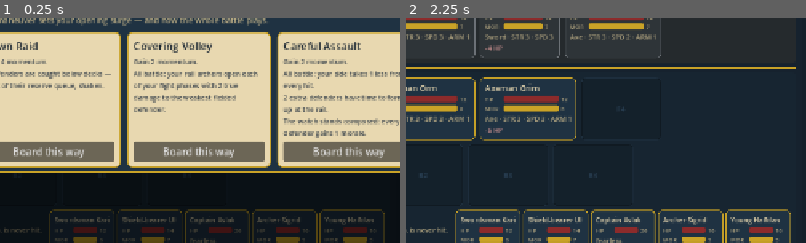
Above: before the commit, frames 1-2 (left to right).
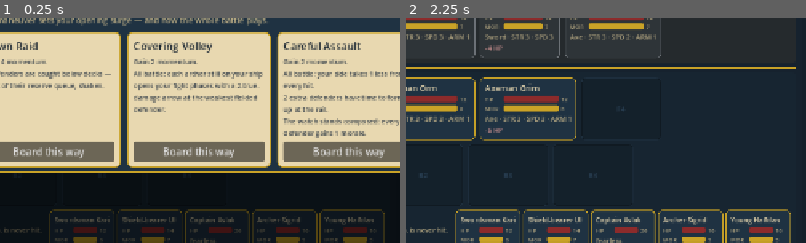
Above: after the commit, the same moments.

Repository: Tonttu84/vikingGame
Game: Godot game, scene res://src/ui/battle_ui.tscn
The game is run twice, just before and just after one commit, with the same random seed, the same clock (stepped at 60 frames per second) and the same inputs.
Inputs:
- Up to frame 1 (0.25 s): no input
- Up to frame 2 (2.25 s): click "How it works" at 0.5 s; click "Debug" at 1.25 s; click "Board this way" at 2 s
The pictures show only the part of the screen within x 34-84%, y 37-87%; the shares and areas given below are measured in that part.

The runs differ from the first frame. In frame 1, 1.2% of the frame differs, in the area x 34-66%, y 23-37%; in frame 2, nothing differs.

Commit message:
RosterText and UI learn the shieldman
The roster grammar grows a 'shieldman' flag token beside 'berserker'
(parse, serialize, round-trip, error hints). Token tooltips and the
enemy-reserve chips name the role, and the Covering Volley card text
now describes the per-ship-archer scaling.

Co-Authored-By: Claude <noreply@anthropic.com>
Claude-Session: https://claude.ai/code/session_01JEyG5wLrf5xPjouWHRLAVf

Diff:
--- a/src/core/roster_text.gd
+++ b/src/core/roster_text.gd
@@ -17,8 +17,9 @@
 ##
 ## Stat tokens may appear in any order and fall back to a standard grunt
 ## (hp 12, morale 6, str 3, speed 3, fists, armor 0) when omitted. Flags:
-## `captain` (player side; the enemy captain has its own section) and
-## `berserker`. Field sections also take a slot token — `f1`..`f4` for the
+## `captain` (player side; the enemy captain has its own section),
+## `berserker` and `shieldman`. Field sections also take a slot token —
+## `f1`..`f4` for the
 ## front line, `b1`..`b4` for the second — naming the grid slot the man
 ## starts in; without one he auto-places front-left first. Lines starting
 ## with # and blank lines are ignored.
@@ -192,6 +193,8 @@
 		parts.append("captain")
 	if c.is_berserker:
 		parts.append("berserker")
+	if c.is_shieldman:
+		parts.append("shieldman")
 	if c.deploy_slot >= 0:
 		parts.append(_slot_name(c.deploy_slot))
 	return " | ".join(parts)
@@ -209,6 +212,7 @@
 	var weapon: Weapon = null
 	var is_captain := false
 	var is_berserker := false
+	var is_shieldman := false
 	var deploy_slot := -1
 	# Token errors are reported but the character is still built with what
 	# parsed, so one typo doesn't cascade into missing-captain errors.
@@ -228,13 +232,15 @@
 			is_captain = true
 		elif token == "berserker":
 			is_berserker = true
+		elif token == "shieldman":
+			is_shieldman = true
 		elif _parse_slot_token(token) != -1:
 			if section == "player field" or section == "enemy field":
 				deploy_slot = _parse_slot_token(token)
 			else:
 				errors.append("line %d: slot '%s' means nothing in [%s] — only fielded men stand on the grid" % [lineno, token, section])
 		else:
-			errors.append("line %d: unknown token '%s' (stats, a weapon, a slot like f2/b3, 'captain' or 'berserker')" % [lineno, token])
+			errors.append("line %d: unknown token '%s' (stats, a weapon, a slot like f2/b3, 'captain', 'berserker' or 'shieldman')" % [lineno, token])
 	if is_captain and side == Character.Side.ENEMY:
 		errors.append("line %d: the enemy captain goes in its own [enemy captain] section" % lineno)
 		is_captain = false
@@ -242,6 +248,7 @@
 	var c := Character.new(id, name, side, stats["hp"], stats["morale"], stats["str"], stats["speed"], weapon, stats["armor"])
 	c.is_captain = is_captain or section == "enemy captain"
 	c.is_berserker = is_berserker
+	c.is_shieldman = is_shieldman
 	c.deploy_slot = deploy_slot
 	return c
 
--- a/src/ui/battle_ui.gd
+++ b/src/ui/battle_ui.gd
@@ -275,6 +275,8 @@
 		var chip := "%s — %d HP · %s" % [c.display_name, c.hp, c.weapon.display_name]
 		if c.is_berserker:
 			chip += " · berserker"
+		if c.is_shieldman:
+			chip += " · shieldman"
 		_enemy_reserve_list.add_child(UIPalette.label(chip, UIPalette.FONT_SMALL, UIPalette.PARCHMENT_DIM))
 
 
--- a/src/ui/card_text.gd
+++ b/src/ui/card_text.gd
@@ -49,8 +49,8 @@
 		CardData.EffectType.SEND_DEFENDERS_BELOW:
 			return "%d defenders are caught below decks — back of their reserve queue, shaken." % amount
 		CardData.EffectType.ARCHER_SUPPORT:
-			return ("All battle: your rail archers open each of your fight phases with " +
-					"%d true damage to the weakest fielded defender.") % amount
+			return ("All battle: each archer still on your ship opens your fight phases " +
+					"with a %d-true-damage arrow at the weakest fielded defender.") % amount
 		CardData.EffectType.PLAYER_ARMOR_BONUS:
 			return "All battle: your side takes %d less from every hit." % amount
 		CardData.EffectType.DEFENDERS_FORM_UP:
--- a/src/ui/character_token.gd
+++ b/src/ui/character_token.gd
@@ -119,7 +119,8 @@
 func _tooltip() -> String:
 	var lines := [
 		"%s — %s" % [character.display_name, "captain" if character.is_captain else
-				("berserker" if character.is_berserker else "fighter")],
+				("berserker" if character.is_berserker else
+				("shieldman" if character.is_shieldman else "fighter"))],
 		"HP %d/%d · Morale %s · STR %d · SPD %d · Armor %d" % [
 			maxi(0, character.hp), character.max_hp,
 			"immune" if character.morale_immune() else "%d/%d" % [character.morale, character.max_morale],
--- a/tests/test_roster_text.gd
+++ b/tests/test_roster_text.gd
@@ -67,6 +67,17 @@
 	var glum: Character = result["scenario"]["enemy_reserve"][0]
 	assert_true(glum.is_berserker)
 	assert_true(glum.morale_immune())
+
+
+func test_shieldman_flag_parses_and_serializes() -> void:
+	var text := MINIMAL + "\n[player reserve]\nShield-bearer Ulf | hp 14 | morale 7 | str 2 | speed 2 | sword | armor 2 | shieldman\n"
+	var result := RosterText.parse(text)
+	assert_eq(result["errors"], [] as Array[String])
+	var ulf: Character = result["scenario"]["player_reserve"][0]
+	assert_true(ulf.is_shieldman)
+	var reparsed := RosterText.parse(RosterText.serialize(result["scenario"]))
+	assert_true(reparsed["scenario"]["player_reserve"][0].is_shieldman,
+			"the flag survives a round trip")
 
 
 func test_deck_section_builds_deck_by_card_id() -> void:
